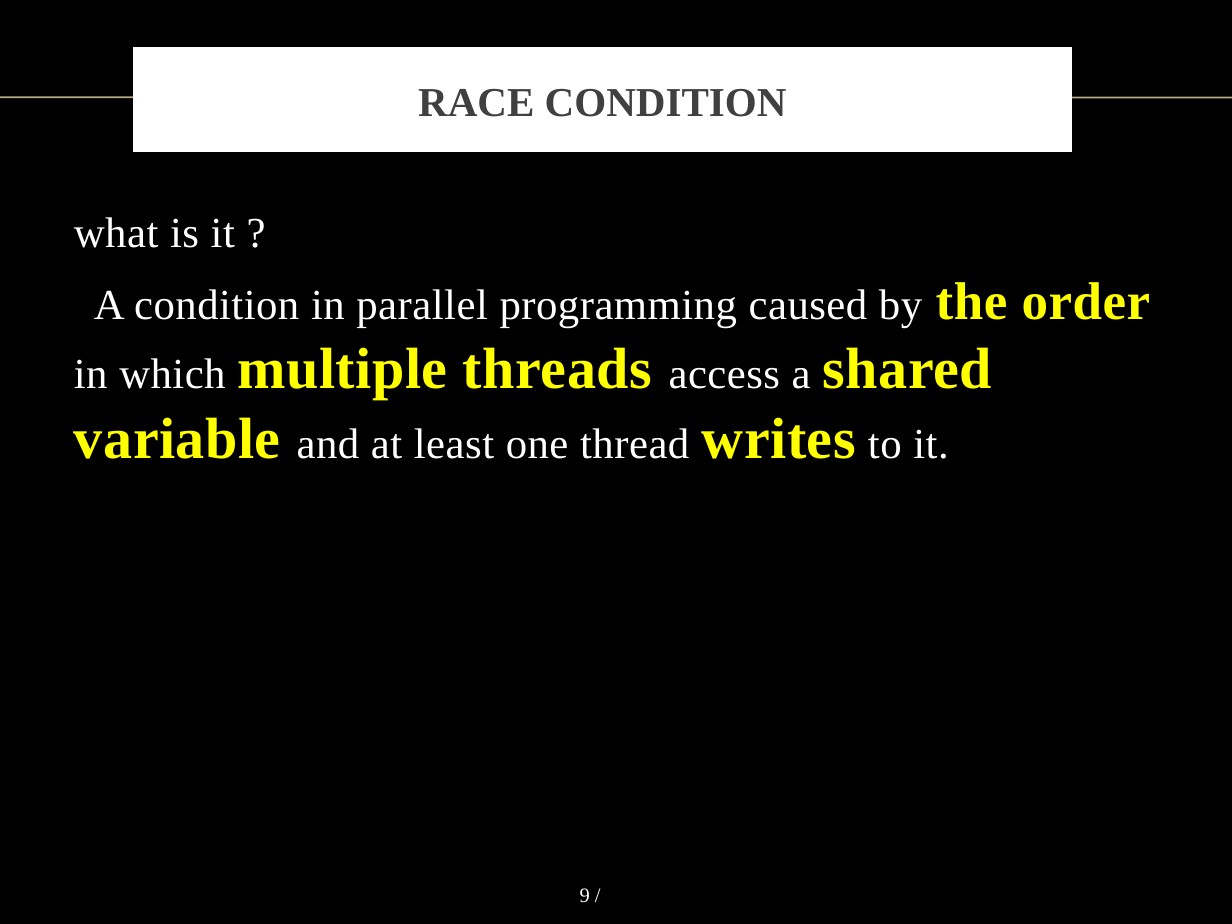
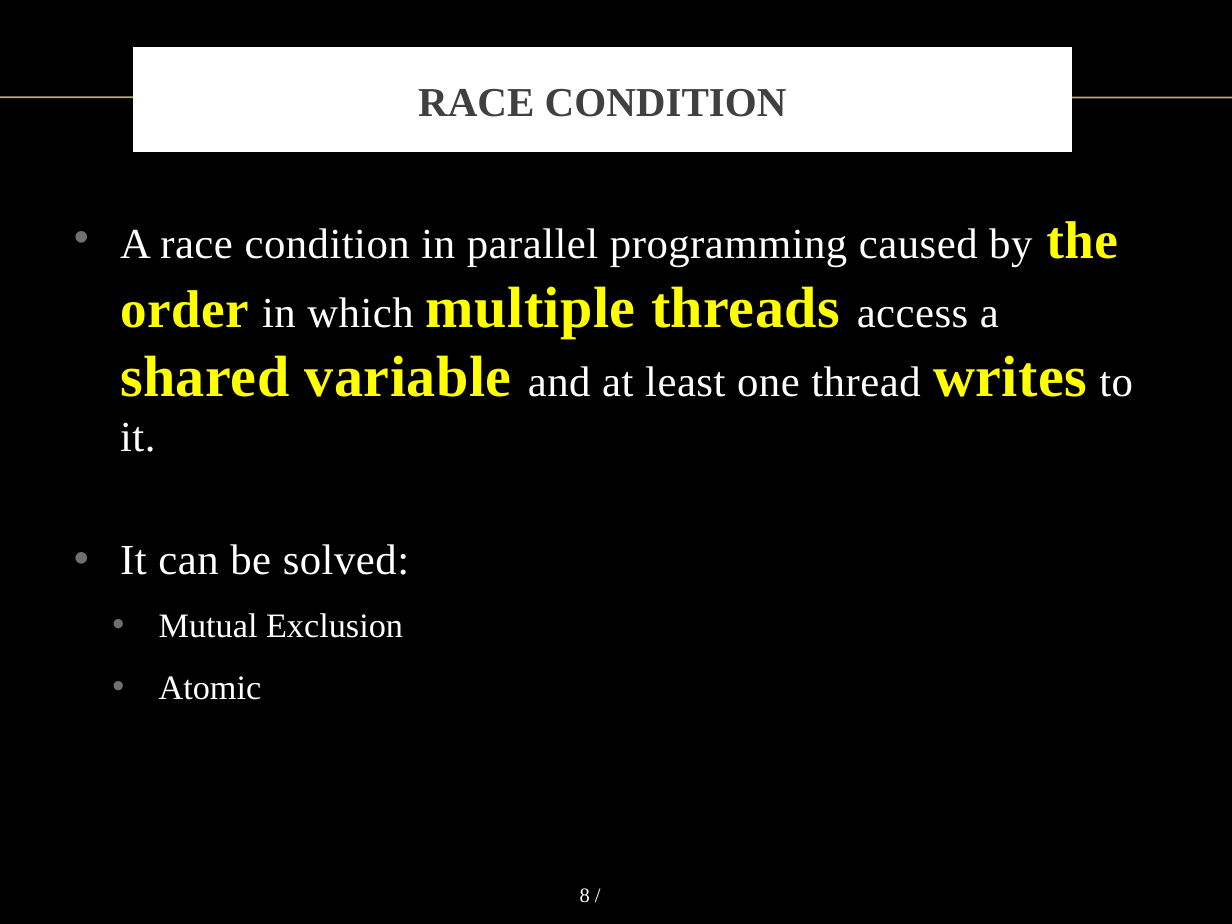
Before and after one commit to vong-srey/Paravantage, a slide deck: slide 8 of Presentation.pptx (slide 9 before the commit). Drawn at 1232x924 pixels with LibreOffice and Linux fonts; fonts in the diff are those of the drawing; background and template pictures are left out. Boxes give left, top, right and bottom in pixels: in the first picture for what was removed or moved away, otherwise in the second. Text is boxed around its words. In the diff, an @@ line names an element or a change of style, - is before the commit and + after.

```diff
--- a/Presentation.pptx
+++ b/Presentation.pptx
@@ text at (x1=120, y1=221, x2=1133, y2=700): text changed @@
-what is it ?
-A condition in parallel programming caused by the order in which multiple threads access a shared variable and at least one thread writes to it.
+• A race condition in parallel programming caused by the order in which multiple threads access a shared variable and at least one thread writes to it.
+• It can be solved:
+  • Mutual Exclusion
+  • Atomic
@@ page number at (x1=580, y1=888, x2=590, y2=903): text changed @@
-9 /
+8 /
```
Also in this commit, not shown: 6 other slides changed, 3 slides removed.
